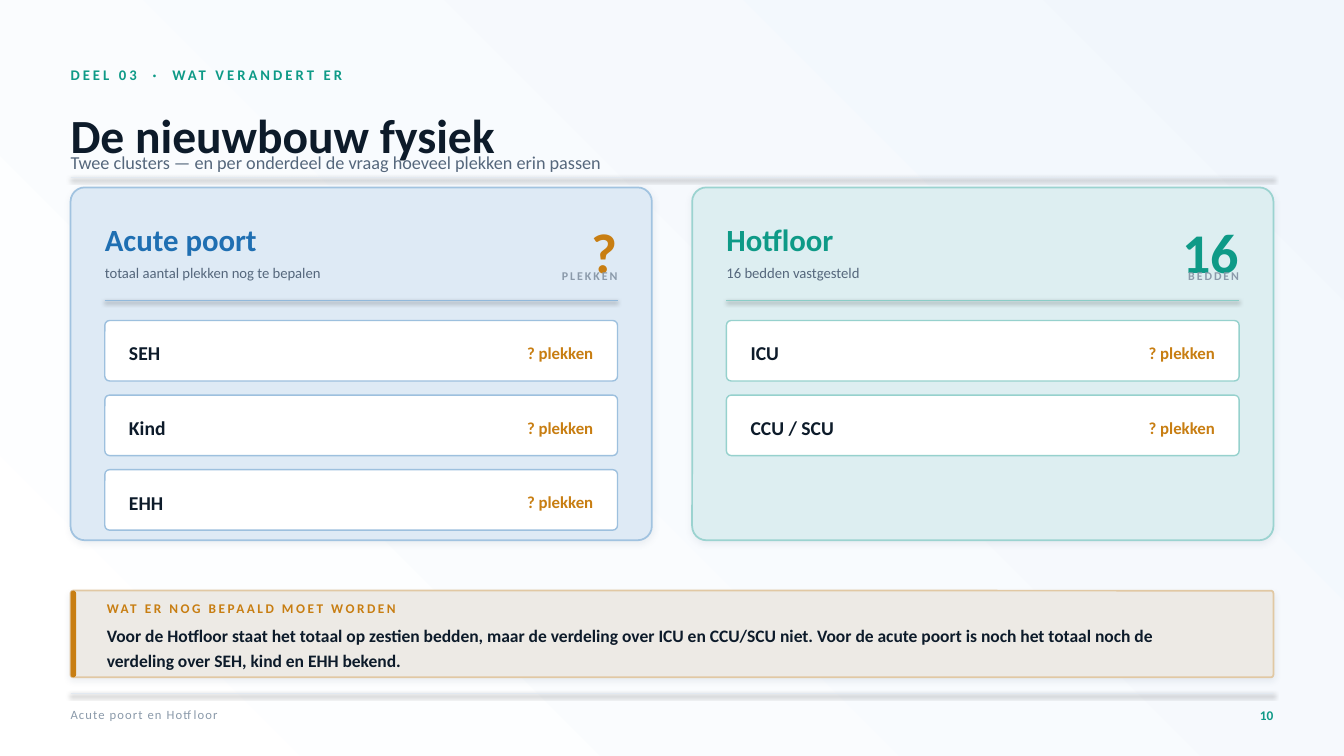
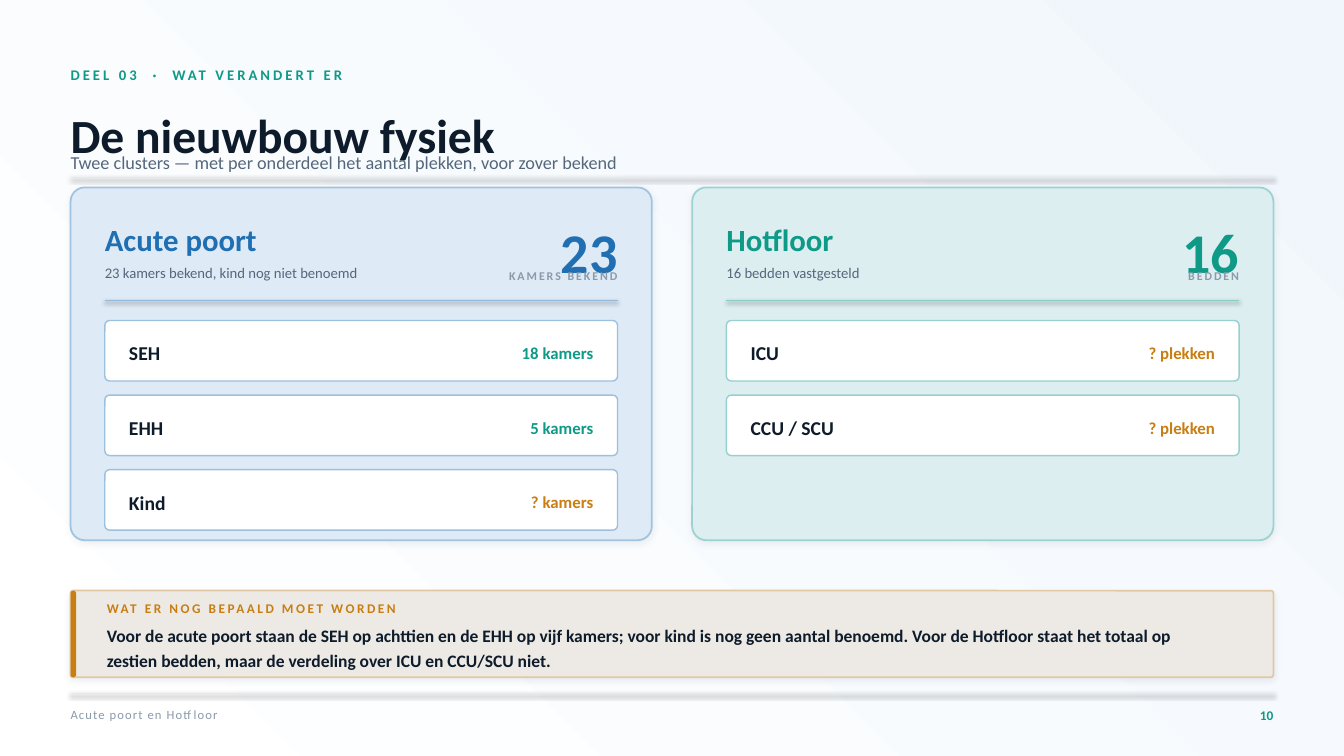
Before and after one commit to maximvn/maxi, a slide deck: slide 10 of docs/whiteboard/Acute-poort-en-Hotfloor.pptx. Drawn at 1344x756 pixels with LibreOffice and Linux fonts; fonts in the diff are those of the drawing. Boxes give left, top, right and bottom in pixels: in the first picture for what was removed or moved away, otherwise in the second. Text is boxed around its words. In the diff, an @@ line names an element or a change of style, - is before the commit and + after.

```diff
--- a/docs/whiteboard/Acute-poort-en-Hotfloor.pptx
+++ b/docs/whiteboard/Acute-poort-en-Hotfloor.pptx
@@ text at (71, 154, 616, 172): text changed @@
-Twee clusters — en per onderdeel de vraag hoeveel plekken erin passen
+Twee clusters — met per onderdeel het aantal plekken, voor zover bekend
@@ text at (561, 236, 618, 280): text changed; text colour #C87E12 to #1F6FB2 @@
-?
+23
@@ text at (105, 268, 357, 281): text changed @@
-totaal aantal plekken nog te bepalen
+23 kamers bekend, kind nog niet benoemd
@@ text at (509, 271, 618, 280): text changed @@
-PLEKKEN
+KAMERS BEKEND
@@ text at (522, 347, 594, 359): text changed; text colour #C87E12 to #0E9A87 @@
-? plekken
+18 kamers
@@ text "EHH": place and size @@
-text "EHH" at (129, 497, 163, 510)
+text "EHH" at (129, 422, 163, 435)
@@ text at (530, 422, 594, 434): text changed; text colour #C87E12 to #0E9A87 @@
-? plekken
+5 kamers
@@ text "Kind": place and size @@
-text "Kind" at (129, 421, 166, 435)
+text "Kind" at (129, 496, 166, 510)
@@ text at (543, 496, 594, 508): text changed @@
-? plekken
+? kamers
@@ text at (107, 629, 1171, 670): text changed @@
-Voor de Hotfloor staat het totaal op zestien bedden, maar de verdeling over ICU en CCU/SCU niet. Voor de acute poort is noch het totaal noch de verdeling over SEH, kind en EHH bekend.
+Voor de acute poort staan de SEH op achttien en de EHH op vijf kamers; voor kind is nog geen aantal benoemd. Voor de Hotfloor staat het totaal op zestien bedden, maar de verdeling over ICU en CCU/SCU niet.
```
Also in this commit, not shown: 15 other slides changed, 1 slide added, 2 other files.
